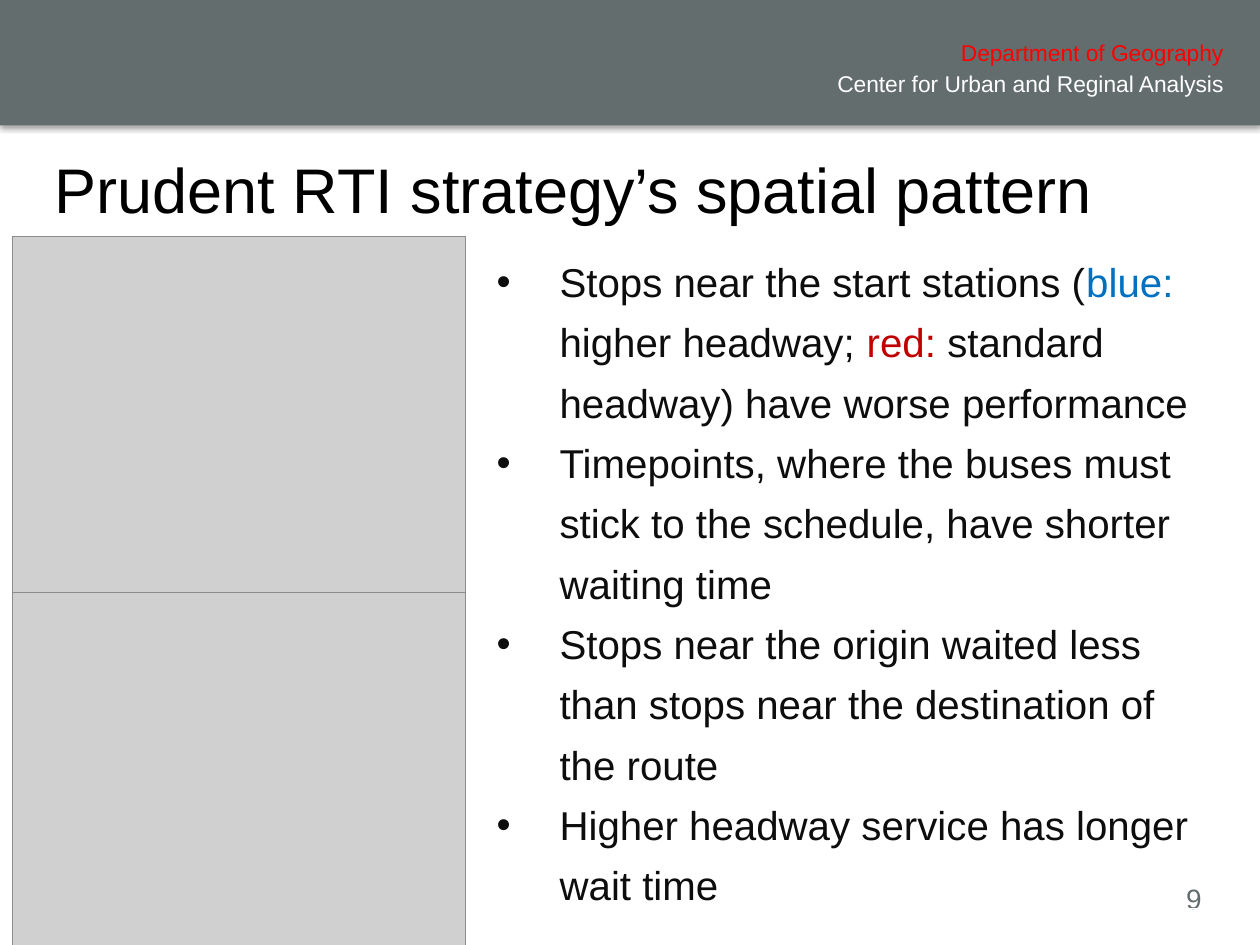
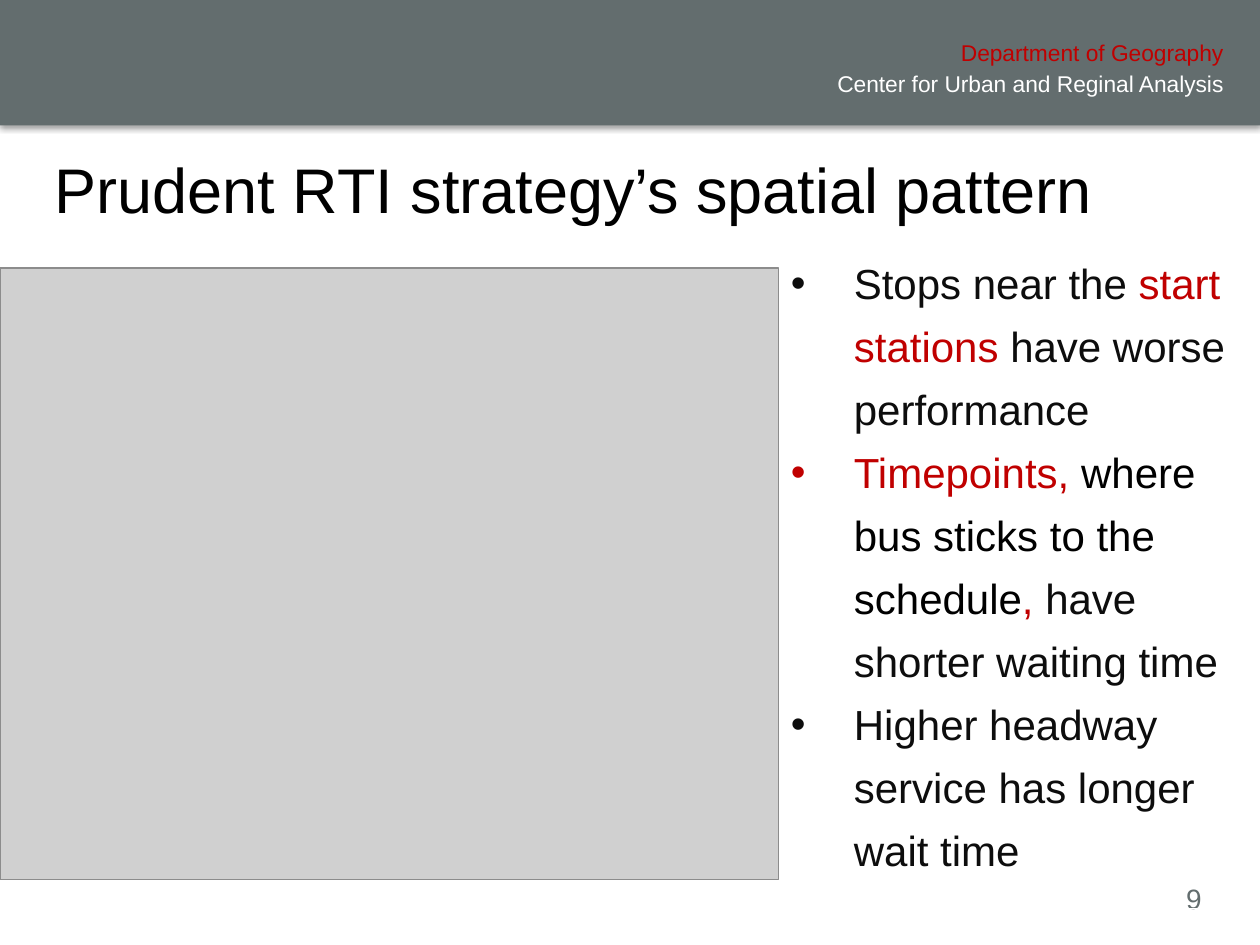
Before and after one commit to luyuliu/SmartTransit, a slide deck: slide 9 of document/AAG_presentation/presentation.pptx. Drawn at 1260x945 pixels with LibreOffice and Linux fonts; fonts in the diff are those of the drawing; grey boxes stand for pictures; background and template pictures are left out. Boxes give left, top, right and bottom in pixels: in the first picture for what was removed or moved away, otherwise in the second. Text is boxed around its words. In the diff, an @@ line names an element or a change of style, - is before the commit and + after.

```diff
--- a/document/AAG_presentation/presentation.pptx
+++ b/document/AAG_presentation/presentation.pptx
@@ text "Department of Geography" at bbox=[961, 44, 1223, 66]: text colour #FF0000 to #C00000 @@
@@ text "Stops near the start stations ...": place and size @@
-text "Stops near the start stations ..." at bbox=[484, 239, 1218, 910]
+text "Stops near the start stations ..." at bbox=[779, 239, 1260, 910]
@@ picture: place and size @@
-picture at bbox=[13, 237, 466, 593]
+picture at bbox=[0, 268, 779, 881]
@@ text at bbox=[854, 268, 1225, 686]: text changed; size 23 to 24 pt @@
-• Stops near the start stations (blue: higher headway; red: standard headway) have worse performance
-• Timepoints, where the buses must stick to the schedule, have shorter waiting time
-• Stops near the origin waited less than stops near the destination of the route
+• Stops near the start stations have worse performance
+• Timepoints, where bus sticks to the schedule, have shorter waiting time
@@ picture removed at bbox=[13, 592, 466, 945] @@
@@ text at bbox=[854, 709, 1195, 867]: size 23 to 24 pt in "Higher headway service has longer wait time" @@
```
Also in this commit, not shown: 9 other slides changed, 1 slide added, 1 slide removed, 1 other file.
